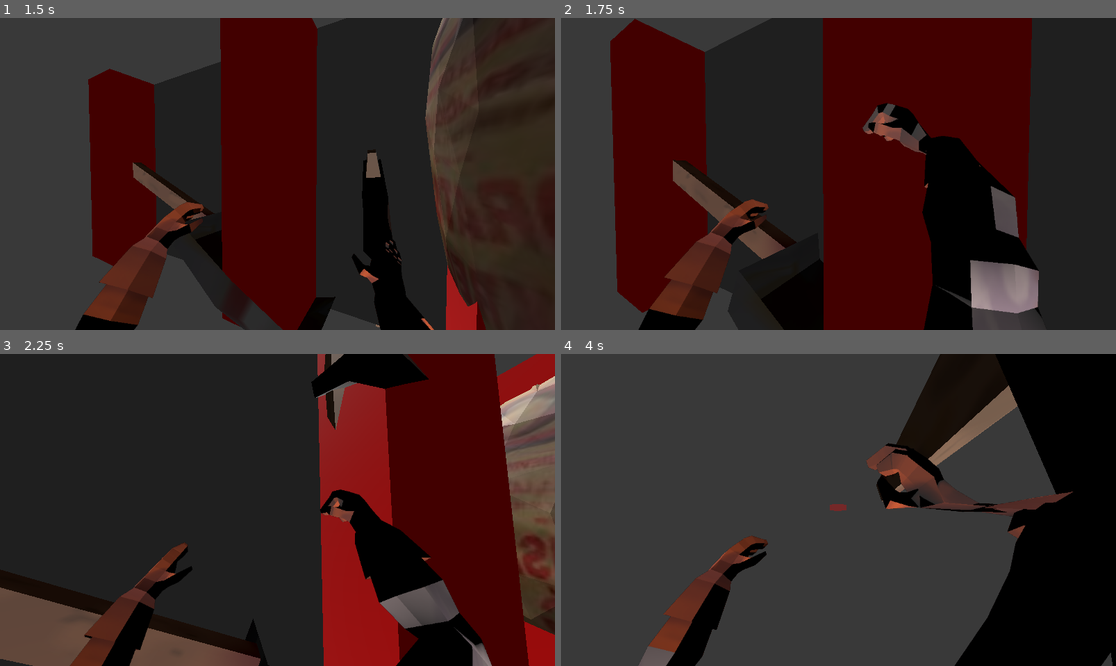
Above: before the commit, frames 1-4 (two rows, left to right).
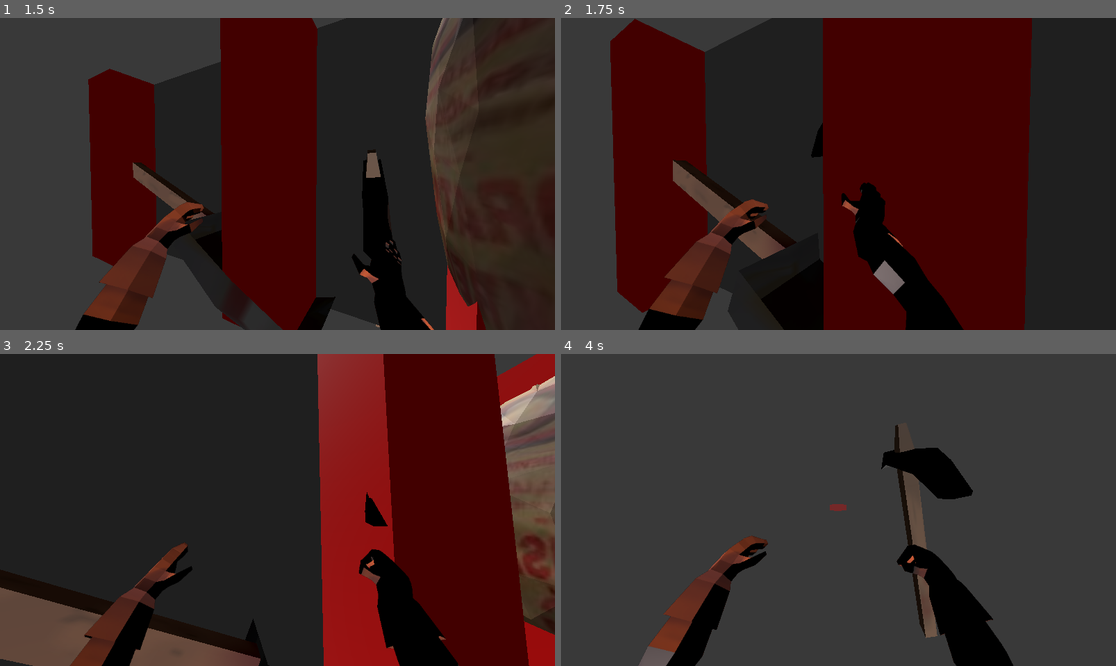
Above: after the commit, the same moments.

Repository: senseibobo/lesinar
Game: Godot game, scene res://world/world.tscn
Two runs of this game, one before a commit and one after it. Both use one fixed random seed, a clock stepped at 60 frames per second and the inputs below. The engine's default icon, where the game draws it, is replaced by a stand-in: a white triangle on a blue panel in a dark square.
Inputs (mouse positions are in pixels of both pictures, inside the frame that each line leads up to):
- Up to frame 1 (1.5 s): move the mouse to (305, 174) at 0.52 s; hold W (up) from 0.53 s (still down); click (305, 174) at 0.6 s; move the mouse to (249, 174) at 1.27 s; tap E (interact) at 1.35 s
- Up to frame 2 (1.75 s): keep holding W (up); click (810, 174) at 1.55 s
- Up to frame 3 (2.25 s): keep holding W (up); move the mouse to (288, 503) at 2.02 s; click (288, 503) at 2.1 s
- Up to frame 4 (4 s): keep holding W (up); move the mouse to (832, 516) at 2.77 s; right-click (832, 516) at 2.85 s; click (832, 516) at 3.05 s; move the mouse to (877, 513) at 3.52 s; click (877, 513) at 3.6 s

Frame 1 is identical in both runs. In frame 2, 13% of the frame differs, in the area x 45-87%, y 27-100%; in frame 3, 7.5%; in frame 4, 28%, in the area x 54-100%, y 0-100%.

Commit message:
hooked up animation to digging skibidi

Diff:
--- a/player/player.gd
+++ b/player/player.gd
@@ -45,7 +45,7 @@
 	match state:
 		State.MOVE:
 			move_input(delta)
-			use_input()
+			#use_input()
 			use_body()
 			interact_input()
 			anim_input()
@@ -61,10 +61,10 @@
 	velocity = move_vector*speed;
 	move_and_slide()
 
-func use_input():
-	if Input.is_action_just_pressed("use") and held_tool != null:
-		choose_anim_tool()
-		held_tool.use()
+#func use_input():
+	#if Input.is_action_just_pressed("use") and held_tool != null:
+		#choose_anim_tool()
+		#held_tool.use()
 
 func use_body():
 	if Input.is_action_just_pressed("use_corpse") and held_corpse != null:
@@ -139,3 +139,7 @@
 
 func camera_input():
 	view_camera.global_transform = camera.global_transform
+
+
+func _on_grave_dug():
+	choose_anim_tool()
--- a/terrain/terrain.gd
+++ b/terrain/terrain.gd
@@ -1,5 +1,8 @@
 class_name Terrain
 extends Node3D
+
+
+signal grave_dug
 
 
 @export var mesh_instance: MeshInstance3D
@@ -84,11 +87,12 @@
 
 
 func _process_attempt_place():
-	if Input.is_mouse_button_pressed(MOUSE_BUTTON_RIGHT):
+	if Input.is_action_just_pressed("use"):
 		if not preview_active: return
 		print(get_dig_pos())
 		if not check_dig_available(get_dig_pos(), selected_grave_info.size): return
 		dig_grave(get_dig_pos(), selected_grave_info.size, selected_grave_info.depth)
+		grave_dug.emit()
 		update_preview_color()
 
 
--- a/world/world.tscn
+++ b/world/world.tscn
@@ -48,3 +48,4 @@
 [node name="Terrain" parent="." instance=ExtResource("7_udxks")]
 
 [connection signal="tool_changed" from="Player" to="Terrain" method="update_terrain_mode"]
+[connection signal="grave_dug" from="Terrain" to="Player" method="_on_grave_dug"]
